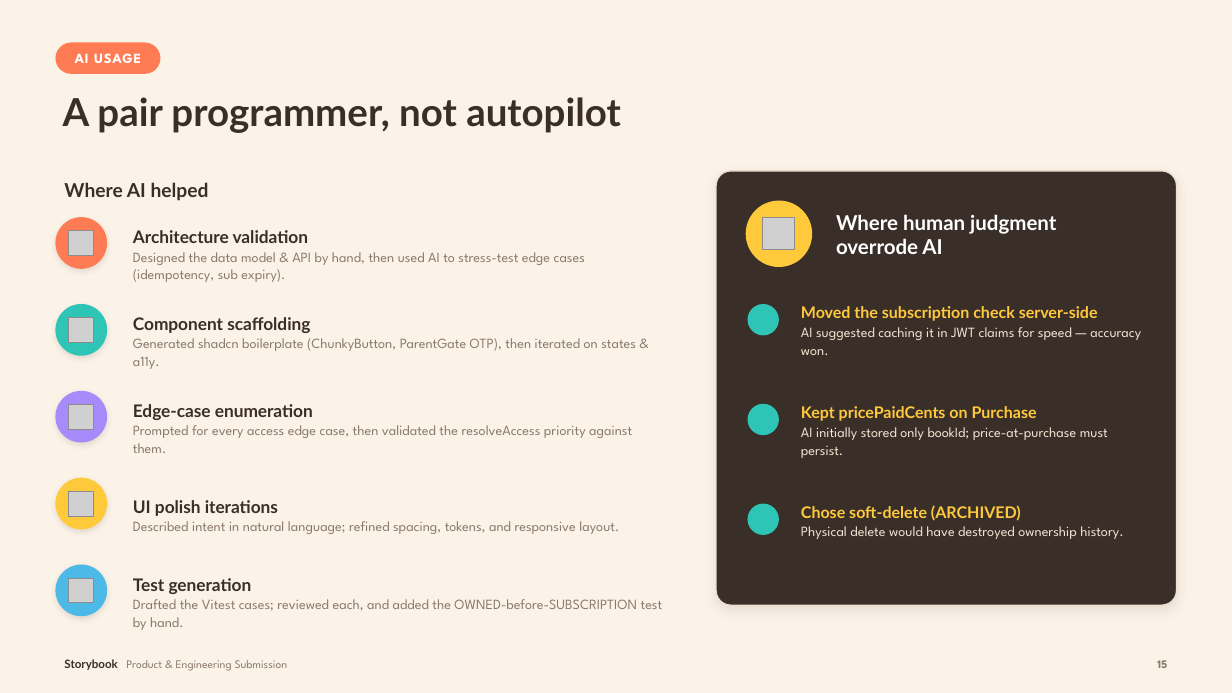
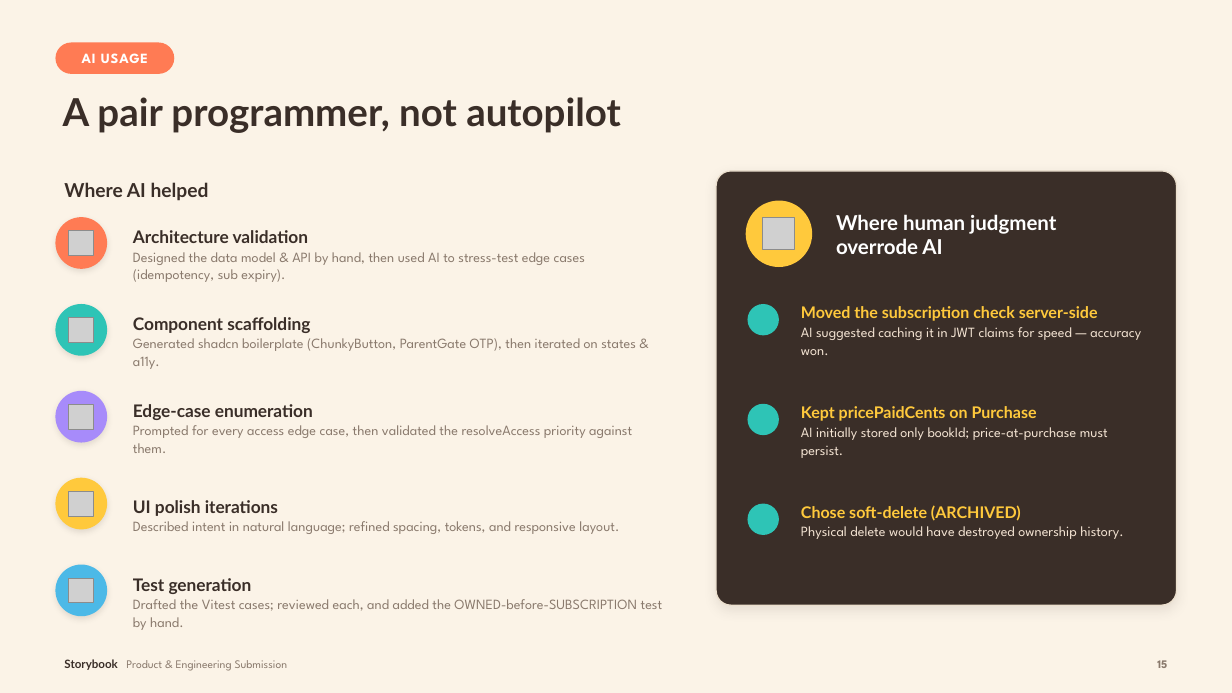
Before and after one commit to rayhanyovi/storybook, a slide deck: slide 15 of deck/Storybook.pptx. Drawn at 1232x693 pixels with LibreOffice and Linux fonts; fonts in the diff are those of the drawing; grey boxes stand for pictures; background and template pictures are left out. Boxes give left, top, right and bottom in pixels: in the first picture for what was removed or moved away, otherwise in the second. Text is boxed around its words. In the diff, an @@ line names an element or a change of style, - is before the commit and + after.

```diff
--- a/deck/Storybook.pptx
+++ b/deck/Storybook.pptx
@@ text "AI USAGE": place and size @@
-text "AI USAGE" at box(75, 53, 141, 63)
+text "AI USAGE" at box(82, 53, 148, 63)
@@ rounded rectangle: place and size @@
-rounded rectangle at box(55, 43, 161, 74)
+rounded rectangle at box(55, 43, 175, 74)
```
Also in this commit, not shown: 15 other slides changed, 12 other files.
